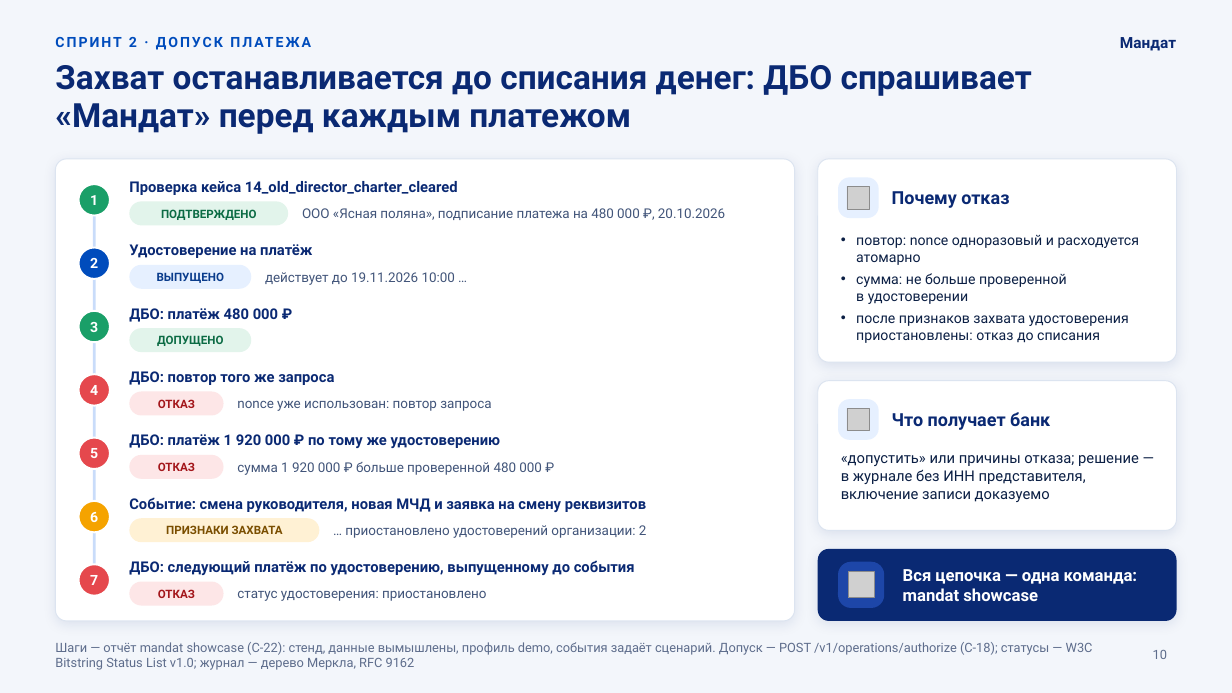
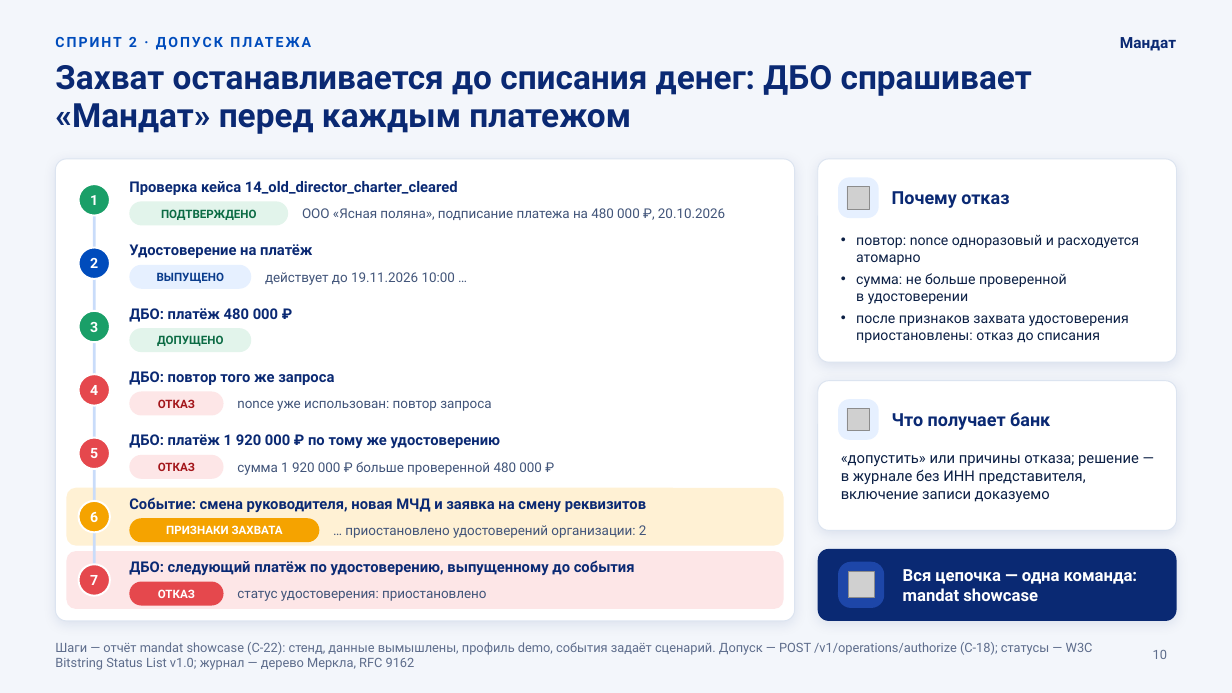
Before and after one commit to KonkovDV/Mandat, a slide deck: slide 10 of submission/slides/Mandat_VTB.pptx. Drawn at 1232x693 pixels with LibreOffice and Linux fonts; fonts in the diff are those of the drawing; grey boxes stand for pictures; background and template pictures are left out. Boxes give left, top, right and bottom in pixels: in the first picture for what was removed or moved away, otherwise in the second. Text is boxed around its words. In the diff, an @@ line names an element or a change of style, - is before the commit and + after.

```diff
--- a/submission/slides/Mandat_VTB.pptx
+++ b/submission/slides/Mandat_VTB.pptx
@@ rounded rectangle added at (x1=67, y1=488, x2=784, y2=546), fill #FFF1D4 @@
@@ text "ПРИЗНАКИ ЗАХВАТА" at (x1=166, y1=525, x2=283, y2=534): text colour #7A4E00 to #FFFFFF @@
@@ rounded rectangle at (x1=129, y1=518, x2=320, y2=543): fill #FFF1D4 to #F5A300 @@
@@ rounded rectangle added at (x1=67, y1=551, x2=784, y2=609), fill #FDE6E7 @@
@@ text "ОТКАЗ" at (x1=158, y1=589, x2=195, y2=598): text colour #A3161B to #FFFFFF @@
@@ rounded rectangle at (x1=129, y1=581, x2=224, y2=605): fill #FDE6E7 to #E5484D @@
```
Also in this commit, not shown: 4 other slides changed, 2 other files.
